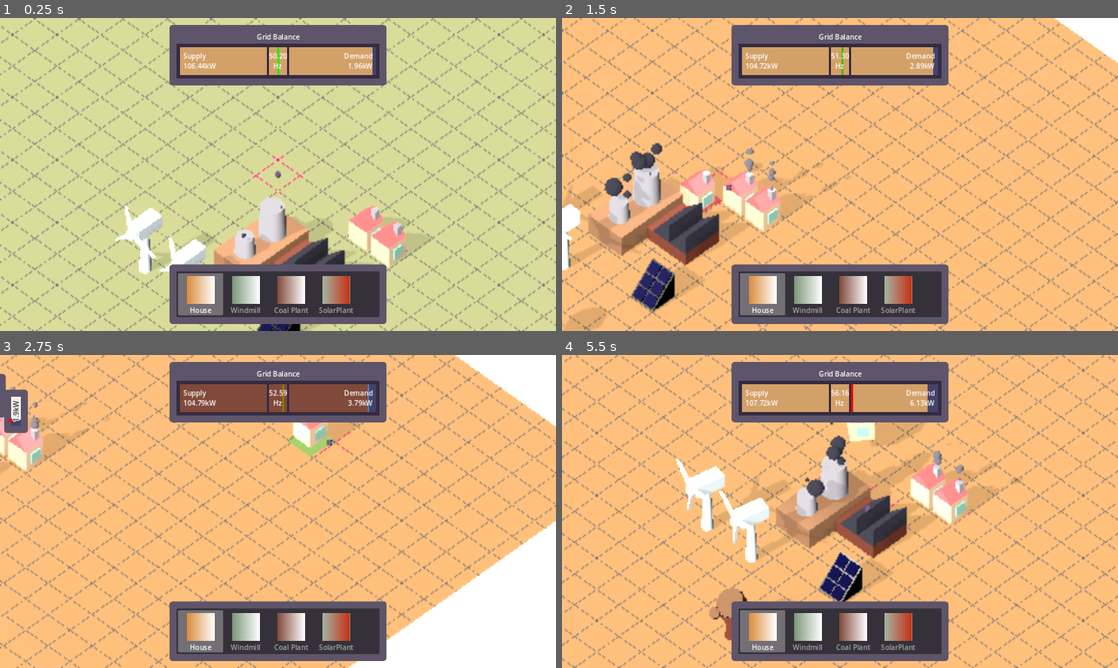
Above: before the commit, frames 1-4 (two rows, left to right).
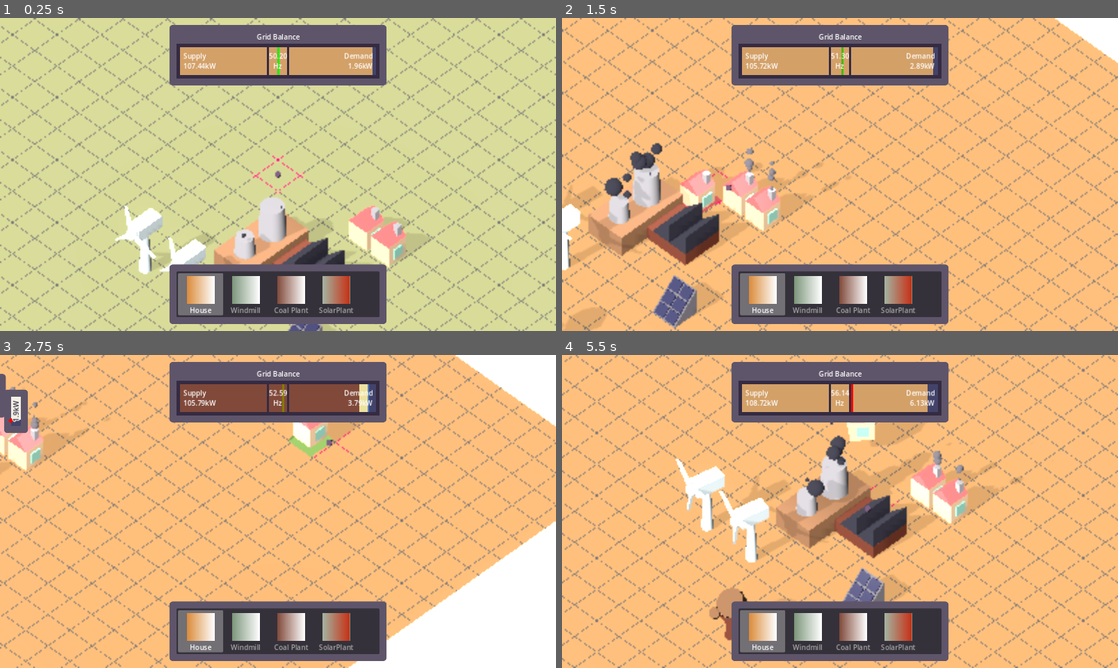
Above: after the commit, the same moments.

Repository: Vandebron/vandebron_game
Game: Godot game, scene res://world/main.tscn
Same seed, same stepped clock (60 frames per second), same inputs: the game is played once before the commit and once after it.
Inputs (mouse positions are in pixels of both pictures, inside the frame that each line leads up to):
- Up to frame 1 (0.25 s): no input
- Up to frame 2 (1.5 s): tap Enter at 0.5 s; move the mouse to (962, 158) at 0.52 s; hold D (move_right) 0.53-1.28 s; click (962, 158) at 0.6 s; move the mouse to (728, 190) at 1.27 s; hold S (move_down) from 1.28 s (still down); tap Space (build_initiate) at 1.35 s
- Up to frame 3 (2.75 s): move the mouse to (333, 442) at 2.02 s; release S (move_down) at 2.03 s; hold D (move_right) from 2.03 s (still down); hold Tab (show_info) from 2.03 s (still down)
- Up to frame 4 (5.5 s): move the mouse to (812, 574) at 2.77 s; release D (move_right) at 2.78 s; release Tab (show_info) at 2.78 s; hold W (move_up) 2.78-3.53 s; click (812, 574) at 2.85 s; move the mouse to (1006, 558) at 3.52 s; hold A (move_left) 3.53-5.03 s; tap Space (build_initiate) at 3.6 s; move the mouse to (673, 464) at 4.27 s; tap Tab (show_info) at 4.35 s; move the mouse to (867, 511) at 5.02 s; hold S (move_down) from 5.03 s (still down); click (867, 511) at 5.1 s

The runs differ from the first frame. In frame 1, 0.3% of the frame differs, in the area x 34-61%, y 14-100%; in frame 2, 1.9%, in the area x 12-36%, y 14-100%; in frame 3, 0.1%; in frame 4, 1.6%.

Commit message:
Fix tiny solar plant bugs
Collider was exceeding its 1-by-1 box, making it impossible to place things on 1 side of it.

Remove unused vars from production calculation.

Set the energy production type to solar.

Apply toon shading to model and use colors from the palette, so the plant has better contrast at night.

Diff:
--- a/object/solar/solar_plant.gd
+++ b/object/solar/solar_plant.gd
@@ -1,10 +1,7 @@
 extends Producer
 
-var _speed: float = 1.0
-var _target_output: float = 1.0
-var _variance: float = 0.1 # Represents random production deviation per windmill
 
-func _physics_process(delta: float) -> void:
-	_target_output = clampf(Weather.sun - _variance, 0.0, 1.0)
-	active_capability_out = _target_output * nominal_power
-	current_power = clampf(_speed * active_capability_out, dmol, nominal_power)
+func _physics_process(_delta: float) -> void:
+	var production: float = Weather.sun
+	active_capability_out = production * nominal_power
+	current_power = clampf(active_capability_out, dmol, nominal_power)
--- a/object/solar/solar_plant.tscn
+++ b/object/solar/solar_plant.tscn
@@ -6,6 +6,7 @@
 
 [node name="SolarPlant" type="Node3D"]
 script = ExtResource("1_wvyjk")
+type = 2
 
 [node name="SolarPanel" parent="." instance=ExtResource("1_c5bq2")]
 
--- a/object/solar/solar_plant_collidor.tscn
+++ b/object/solar/solar_plant_collidor.tscn
@@ -1,12 +1,12 @@
 [gd_scene load_steps=2 format=3 uid="uid://bgswlht5i417u"]
 
 [sub_resource type="BoxShape3D" id="BoxShape3D_66jky"]
-size = Vector3(1, 1, 1.01257)
+size = Vector3(0.9, 1, 0.9)
 
 [node name="Collidor" type="Area3D"]
 collision_layer = 2
 collision_mask = 2
 
 [node name="CollisionShape3D" type="CollisionShape3D" parent="."]
-transform = Transform3D(1, 0, 0, 0, 1, 0, 0, 0, 1, 0, 0.652865, 0.00628662)
+transform = Transform3D(1, 0, 0, 0, 1, 0, 0, 0, 1, 2.08165e-12, 0.5, 2.08165e-12)
 shape = SubResource("BoxShape3D_66jky")
--- a/object/solar/solar_plant_model.tscn
+++ b/object/solar/solar_plant_model.tscn
@@ -3,9 +3,8 @@
 [ext_resource type="Script" path="res://library/model/model.gd" id="1_7vvfm"]
 
 [sub_resource type="StandardMaterial3D" id="StandardMaterial3D_u5rwc"]
-albedo_color = Color(0.639216, 0.635294, 0.611765, 1)
-metallic = 1.0
-metallic_specular = 0.29
+diffuse_mode = 3
+albedo_color = Color(0.52549, 0.505882, 0.533333, 1)
 roughness = 0.5
 
 [sub_resource type="PrismMesh" id="PrismMesh_a0ilq"]
@@ -13,51 +12,48 @@
 left_to_right = 1.0
 
 [sub_resource type="StandardMaterial3D" id="StandardMaterial3D_78l70"]
-albedo_color = Color(0, 0, 0.27451, 1)
+diffuse_mode = 3
+albedo_color = Color(0.262745, 0.262745, 0.415686, 1)
+roughness = 0.5
 
 [sub_resource type="BoxMesh" id="BoxMesh_6hsai"]
 material = SubResource("StandardMaterial3D_78l70")
 
-[node name="SolarPanel" type="Node3D" node_paths=PackedStringArray("mesh_nodes")]
+[node name="SolarPanel" type="Node3D"]
 transform = Transform3D(1, -3.48787e-16, 3.48787e-16, 3.48787e-16, 1, -3.48787e-16, -3.48787e-16, 3.48787e-16, 1, 0, 0, 0)
 script = ExtResource("1_7vvfm")
-mesh_nodes = [NodePath("SolarPlant"), NodePath("SolarPlant/BaseShape"), NodePath("SolarPlant/Panel1"), NodePath("SolarPlant/Panel2"), NodePath("SolarPlant/Panel3"), NodePath("SolarPlant/Panel4"), NodePath("SolarPlant/Panel5"), NodePath("SolarPlant/Panel6")]
 
-[node name="SolarPlant" type="MeshInstance3D" parent="."]
-transform = Transform3D(-4.37114e-08, 3.48787e-16, 1, 3.48787e-16, 1, -3.48787e-16, -1, 3.48787e-16, -4.37114e-08, 0, 0, 0)
+[node name="BaseShape" type="MeshInstance3D" parent="."]
+transform = Transform3D(-4.37114e-08, 3.48787e-16, 1, 3.48787e-16, 1, -3.48787e-16, -1, 3.48787e-16, -4.37114e-08, 2.08165e-12, 0.5, 2.08165e-12)
+mesh = SubResource("PrismMesh_a0ilq")
 
-[node name="BaseShape" type="MeshInstance3D" parent="SolarPlant"]
-transform = Transform3D(1, 0, 0, 0, 1, 0, 0, 0, 1, 0.0274646, 0.592522, 0)
-mesh = SubResource("PrismMesh_a0ilq")
-skeleton = NodePath("../..")
-
-[node name="Panel1" type="MeshInstance3D" parent="SolarPlant"]
-transform = Transform3D(0.282843, -0.0707107, 1.39515e-16, 0.282843, 0.0707107, -1.39515e-16, 1.92674e-24, 4.93259e-17, 0.4, 0.348118, 0.917071, 0.235171)
+[node name="Panel1" type="MeshInstance3D" parent="BaseShape"]
+transform = Transform3D(0.282843, -0.0707107, 0, 0.282843, 0.0707107, -1.39515e-16, -2.04181e-16, 1.10326e-16, 0.4, 0.320653, 0.324549, 0.235171)
 mesh = SubResource("BoxMesh_6hsai")
 skeleton = NodePath("../..")
 
-[node name="Panel2" type="MeshInstance3D" parent="SolarPlant"]
-transform = Transform3D(0.282843, -0.0707107, 1.39515e-16, 0.282843, 0.0707107, -1.39515e-16, 1.92674e-24, 4.93259e-17, 0.4, 0.348118, 0.917071, -0.2388)
+[node name="Panel2" type="MeshInstance3D" parent="BaseShape"]
+transform = Transform3D(0.282843, -0.0707107, 0, 0.282843, 0.0707107, -1.39515e-16, -2.04181e-16, 1.10326e-16, 0.4, 0.320653, 0.324549, -0.2388)
 mesh = SubResource("BoxMesh_6hsai")
 skeleton = NodePath("../..")
 
-[node name="Panel3" type="MeshInstance3D" parent="SolarPlant"]
-transform = Transform3D(0.282843, -0.282843, 1.39515e-16, 0.282843, 0.282843, -1.39515e-16, 6.42215e-25, 1.97304e-16, 0.4, 0.124154, 0.484687, -0.227873)
+[node name="Panel3" type="MeshInstance3D" parent="BaseShape"]
+transform = Transform3D(0.282843, -0.282843, 0, 0.282843, 0.282843, -1.39515e-16, -2.04181e-16, 2.04181e-16, 0.4, 0.0966894, -0.107835, -0.227873)
 mesh = SubResource("BoxMesh_6hsai")
 skeleton = NodePath("../..")
 
-[node name="Panel4" type="MeshInstance3D" parent="SolarPlant"]
-transform = Transform3D(0.282843, -0.282843, 1.39515e-16, 0.282843, 0.282843, -1.39515e-16, 6.42215e-25, 1.97304e-16, 0.4, 0.124154, 0.484687, 0.23629)
+[node name="Panel4" type="MeshInstance3D" parent="BaseShape"]
+transform = Transform3D(0.282843, -0.282843, 0, 0.282843, 0.282843, -1.39515e-16, -2.04181e-16, 2.04181e-16, 0.4, 0.0966894, -0.107835, 0.23629)
 mesh = SubResource("BoxMesh_6hsai")
 skeleton = NodePath("../..")
 
-[node name="Panel5" type="MeshInstance3D" parent="SolarPlant"]
-transform = Transform3D(0.289837, -0.0689177, 1.35977e-16, 0.275671, 0.0724593, -1.42965e-16, 2.49195e-23, 4.93259e-17, 0.4, -0.295217, 0.26752, 0.23644)
+[node name="Panel5" type="MeshInstance3D" parent="BaseShape"]
+transform = Transform3D(0.289837, -0.0689177, 0, 0.275671, 0.0724593, -1.42965e-16, -4.03262e-16, 1.04758e-16, 0.4, -0.322682, -0.325002, 0.23644)
 mesh = SubResource("BoxMesh_6hsai")
 skeleton = NodePath("../..")
 
-[node name="Panel6" type="MeshInstance3D" parent="SolarPlant"]
-transform = Transform3D(0.289837, -0.0689177, 1.35977e-16, 0.275671, 0.0724593, -1.42965e-16, 2.49195e-23, 4.93259e-17, 0.4, -0.295217, 0.26752, -0.223121)
+[node name="Panel6" type="MeshInstance3D" parent="BaseShape"]
+transform = Transform3D(0.289837, -0.0689177, 0, 0.275671, 0.0724593, -1.42965e-16, -4.03262e-16, 1.04758e-16, 0.4, -0.322682, -0.325002, -0.223121)
 mesh = SubResource("BoxMesh_6hsai")
 skeleton = NodePath("../..")
 
--- a/world/main.tscn
+++ b/world/main.tscn
@@ -165,7 +165,7 @@
 [node name="CoalPlant" parent="World/EnergyGrid/Producers" instance=ExtResource("7_4quym")]
 
 [node name="SolarPlant" parent="World/EnergyGrid/Producers" instance=ExtResource("10_xwsj5")]
-transform = Transform3D(1, -3.48787e-16, 3.48787e-16, 3.48787e-16, 1, -3.48787e-16, -3.48787e-16, 3.48787e-16, 1, 2.05082, 0, 2.05649)
+transform = Transform3D(1, 0, 0, 0, 1, 0, 0, 0, 1, 3, 0, 2)
 
 [node name="Consumers" type="Node3D" parent="World/EnergyGrid"]
 unique_name_in_owner = true
